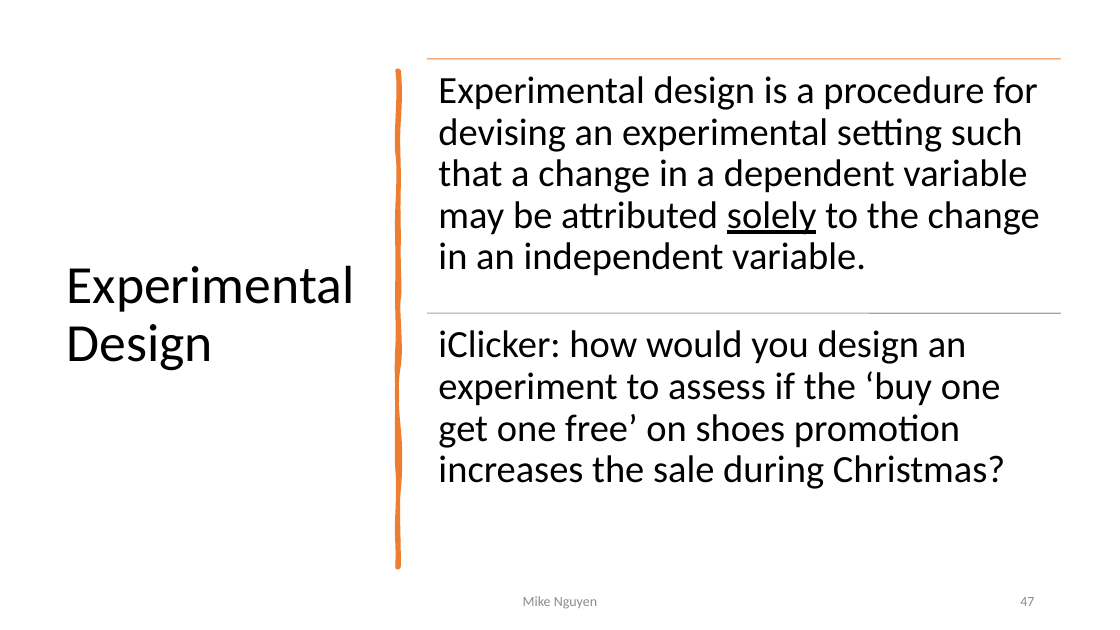
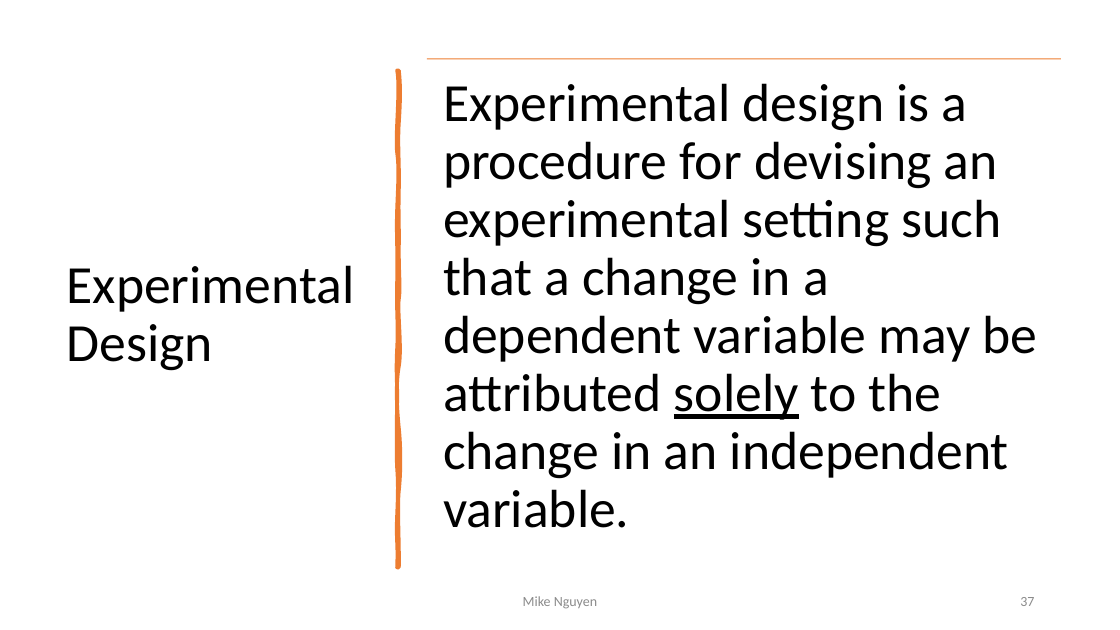
Before and after one commit to mikenguyen13/mar4050, a slide deck: slide 37 of lectures/2/2_Research Design.pptx (slide 47 before the commit). Drawn at 1120x630 pixels with LibreOffice and Linux fonts; fonts in the diff are those of the drawing. Boxes give left, top, right and bottom in pixels: in the first picture for what was removed or moved away, otherwise in the second. Text is boxed around its words. In the diff, an @@ line names an element or a change of style, - is before the commit and + after.

```diff
--- a/lectures/2/2_Research Design.pptx
+++ b/lectures/2/2_Research Design.pptx
@@ text "Experimental design is a procedure ..." at <box>443,83,1037,528</box>: size 33 to 46 pt; more space between paragraphs @@
@@ line removed from (427, 313) to (1061, 313) @@
@@ text removed at <box>438,330,1005,489</box> @@
-iClicker: how would you design an experiment to assess if the ‘buy one get one free’ on shoes promotion increases the sale during Christmas?
@@ page number at <box>1020,597,1034,606</box>: text changed @@
-47
+37
```
Also in this commit, not shown: 17 other slides changed, 9 slides added, 19 slides removed, 2 other files.
